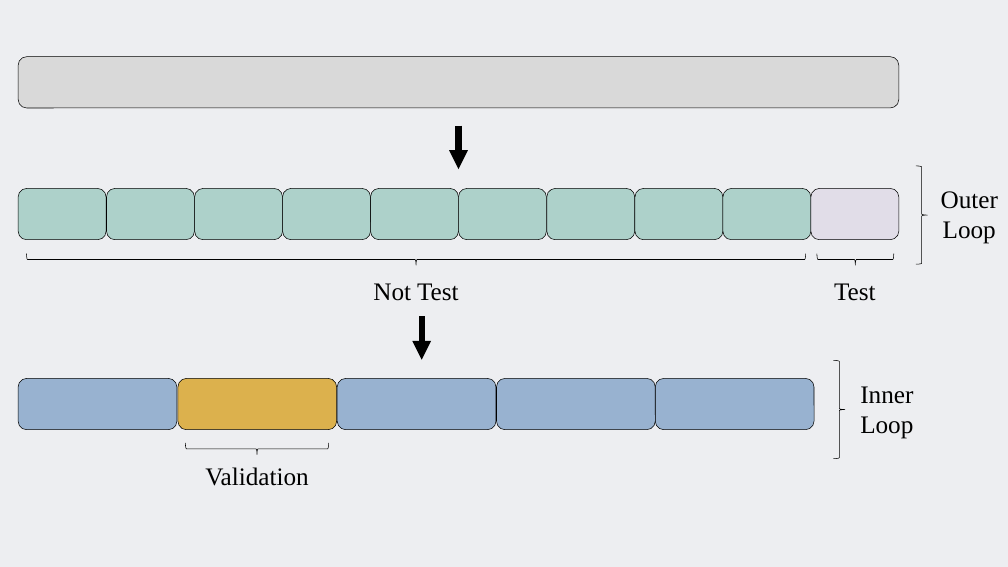
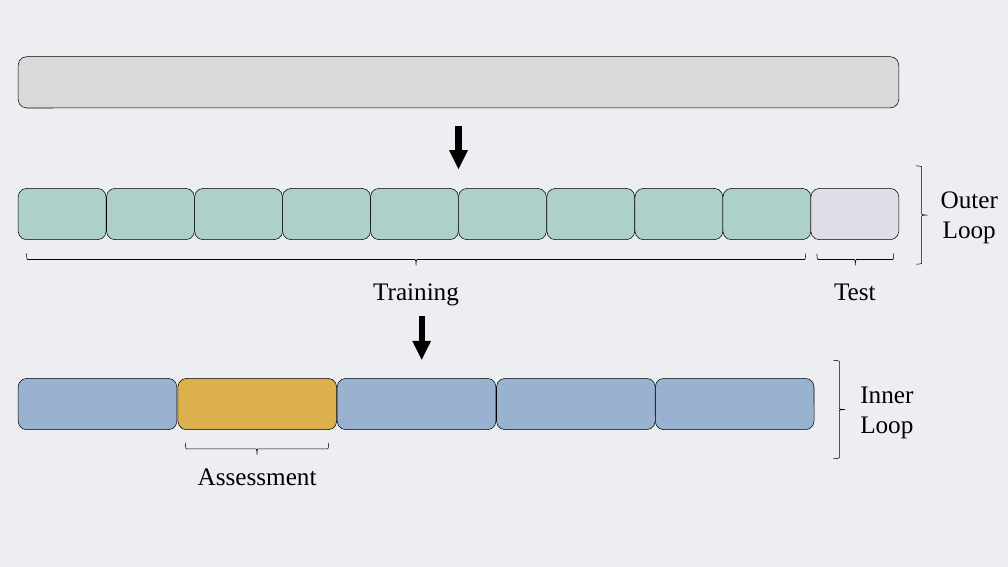
Before and after one commit to SMaRTWorkshops/mlr, a slide deck: slide 17 of figs/sw_figs.pptx (slide 16 before the commit). Drawn at 1008x567 pixels with LibreOffice and Linux fonts; fonts in the diff are those of the drawing. Boxes give left, top, right and bottom in pixels: in the first picture for what was removed or moved away, otherwise in the second. Text is boxed around its words. In the diff, an @@ line names an element or a change of style, - is before the commit and + after.

```diff
--- a/figs/sw_figs.pptx
+++ b/figs/sw_figs.pptx
@@ text at (373,283,459,306): text changed @@
-Not Test
+Training
@@ text at (198,468,317,486): text changed @@
-Validation
+Assessment
```
Also in this commit, not shown: 6 other slides changed, 1 slide added, 5 other files.
